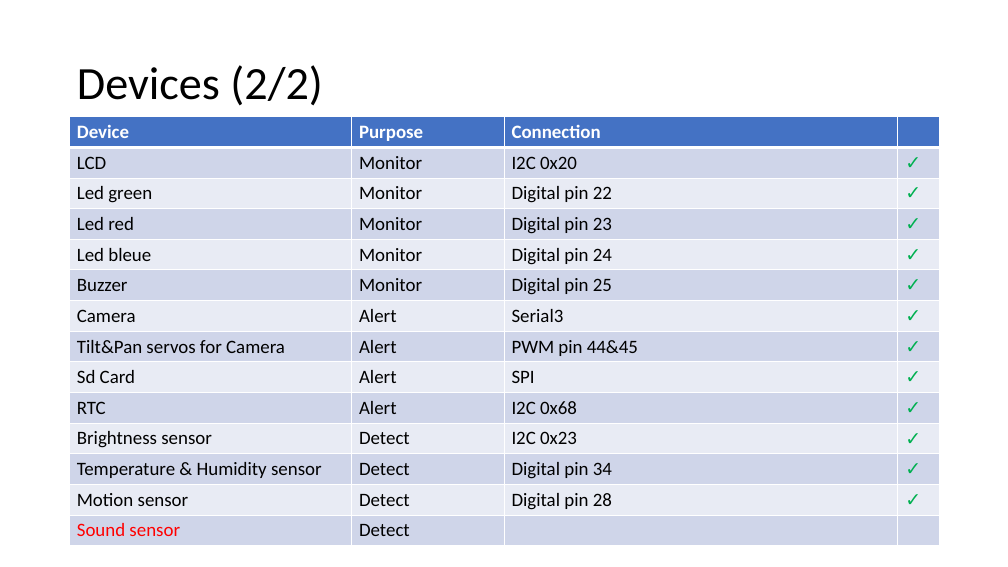
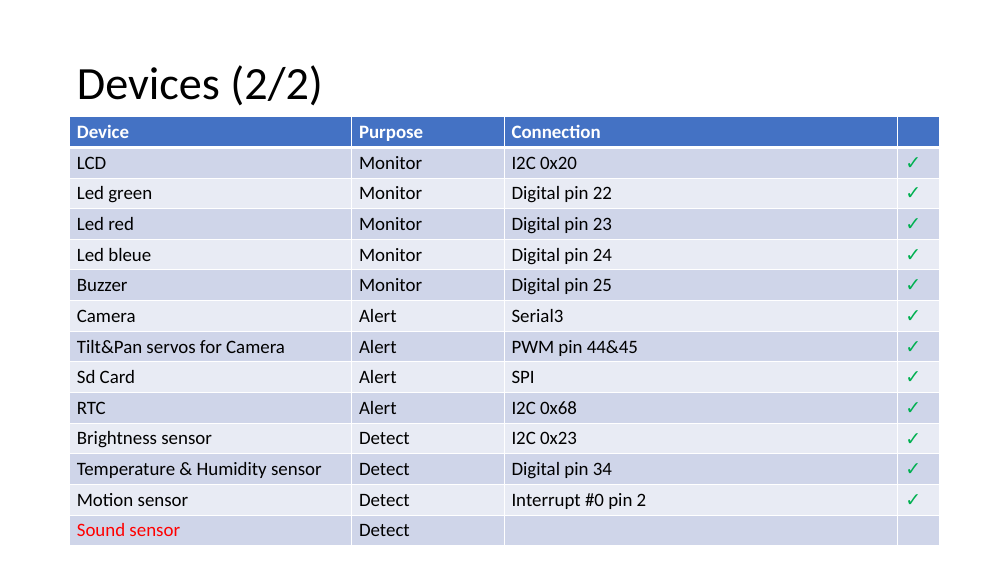
Before and after one commit to RobotEdh/RobotMicroControl, a slide deck: slide 5 of libraries/Diagramm Robot v2.pptx. Drawn at 1008x567 pixels with LibreOffice and Linux fonts; fonts in the diff are those of the drawing. Boxes give left, top, right and bottom in pixels: in the first picture for what was removed or moved away, otherwise in the second. Text is boxed around its words. In the diff, an @@ line names an element or a change of style, - is before the commit and + after.

```diff
--- a/libraries/Diagramm Robot v2.pptx
+++ b/libraries/Diagramm Robot v2.pptx
@@ table at <box>70,116,940,544</box> @@
-row 13, column 3: Digital pin 28
+row 13, column 3: Interrupt #0 pin 2
```
Also in this commit, not shown: 2 other slides changed, 5 other files.
